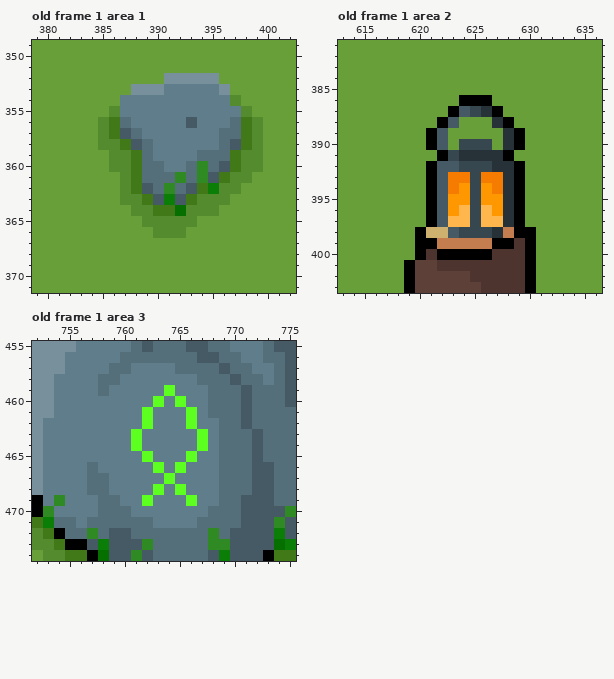
Pixel-art file, stored at Aseprite/Leafy_Background/Clipboard_leafy_background.aseprite. This is how it looked before the edit.
800x500 pixels, 1 frame. Shown: old frame 1 area 1: x 379..402, y 349..371; old frame 1 area 2: x 613..636, y 381..403; old frame 1 area 3: x 752..775, y 455..474. The commit also changed other frames or places, which this record leaves out.
After:
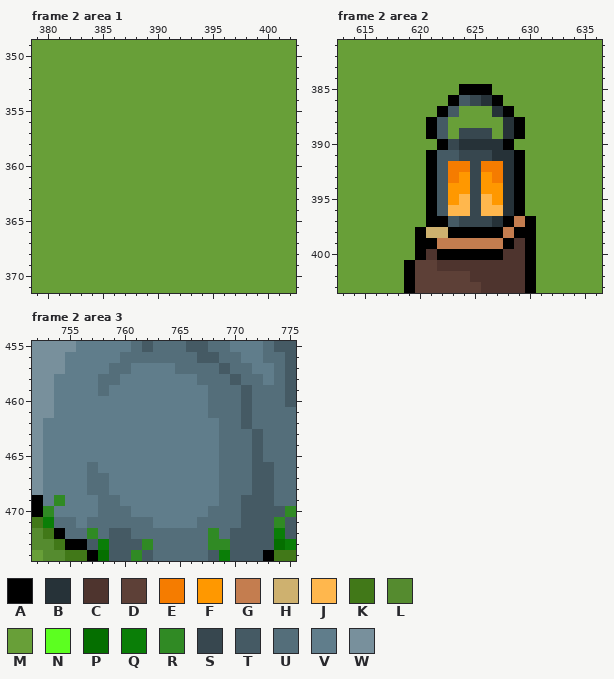
Palette (. is transparent): A #000000  B #263238  C #4e342e  D #5d4037  E #f57c00  F #ff9800  G #c47d4f  H #ceb16f  J #ffb74d  K #417818  L #558b2f  M #689f38  N #5cff20  P #056f00  Q #0a7e07  R #308a24  S #37474f  T #455a64  U #546e7a  V #607d8b  W #78909c
A new or re-ordered frame is compared with the old frame closest to it.
Diff:
frames 1 -> 2
Changed rows in their new state; - is an unchanged pixel.
Frame 2 area 1 is new; against old frame 1, layer "Objects":
first column x 385:
352 ------MMMMM----
353 ---MMMMMMMMM---
354 --MMMMMMMMMMM--
355 -MMMMMMMMMMMMM-
356 MMMMMMMMMMMMMMM
357 MMMMMMMMMMMMMMM
358 MMMMMMMMMMMMMMM
359 -MMMMMMMMMMMMMM
360 -MMMMMMMMMMMMMM
361 --MMMMMMMMMMMM-
362 --MMMMMMMMMMM--
363 --MMMMMMMMMM---
364 ---MMMMMMMM----
365 ----MMMMM------
366 -----MMM-------
Frame 2 area 2 is new; against old frame 1, layer "Objects":
first column x 621:
385 ---AAA----
386 --ATSBA---
387 -ATMMMBA--
388 ATM---MBA-
389 ---SSS----
390 MASBBBBAM-
391 ATTSSS-BA-
392 --EE-EE---
393 ---F-F----
394 --F---F---
395 ---J-J----
396 --J---J---
397 -ATS-SBAGA
398 --AAAAA---
399 ------G---
400 ------A---
Frame 2 area 3 is new; against old frame 1, layer "Objects":
first column x 761:
459 ---V---
460 --V-V--
461 -V---V-
462 -V---V-
463 V-----V
464 V-----V
465 -V---V-
466 --V-V--
467 ---V---
468 --V-V--
469 -V---V-
Where, in picture pixels (left, top, right, bottom), the same in both pictures:
changed: (98, 73, 263, 238)
changed: (426, 84, 536, 260)
changed: (131, 385, 208, 506)
